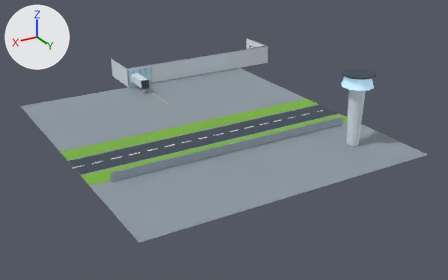
The glTF model 3d/assets/airport_terminal.glb, before and after one commit.
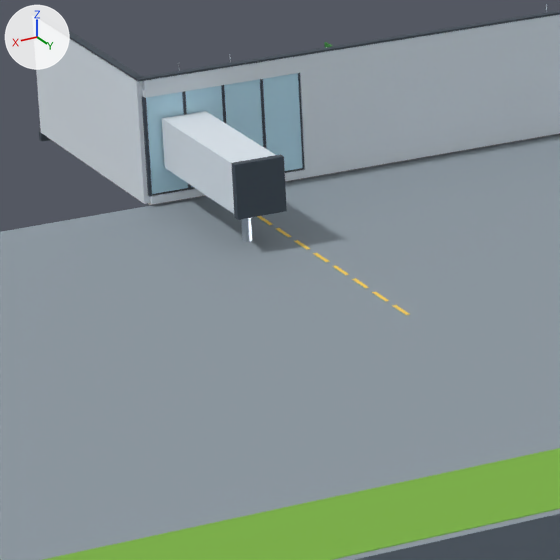
There are two pictures of each version: one whole from a 50 mm lens placed at (103.0, 194.2, 65.9), pointed at (17.9, 52.3, -5.1), one close up on the part from 24% to 43% of the width and 20% to 50% of the height. The axes (+X, +Y, +Z) are drawn at upper left. The lights are the same throughout. The last two pictures show the newer version. Where no turn or scale is listed for an object, it has been applied to the vertices. Vertices at exactly the same position are counted once.

In view in the first close-up: 'AirportTerminal_static'.
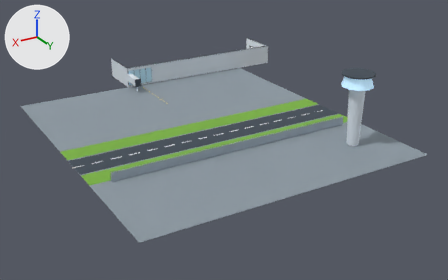
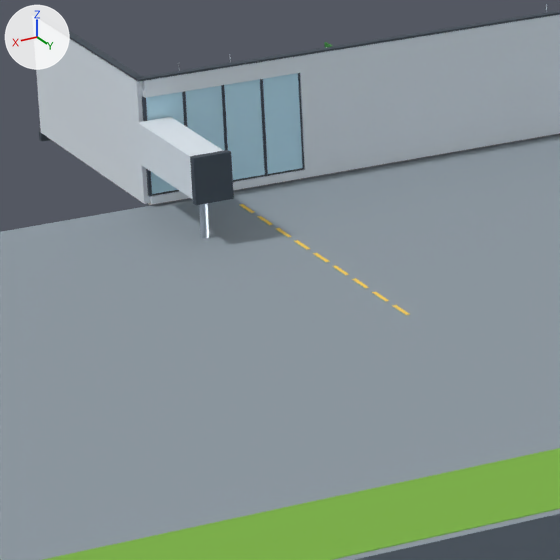
Changed parts and their boxes [x1, y1, x2, y2] in the close-ups (560 x 560 px; the box of a moved part takes in the faces that stretch with it):
part 1 of me_airportterminal_static, moved or reshaped
    before: [162, 111, 275, 214]
    after: [138, 117, 224, 199]
part 2 of me_airportterminal_static, moved or reshaped
    before: [232, 154, 287, 220]
    after: [190, 150, 234, 205]
part 3 of me_airportterminal_static, moved or reshaped
    before: [242, 218, 252, 242]
    after: [199, 204, 209, 239]

The change, as a list of edits to the scene's bpy script:
```text
Change me_airportterminal_static:
    where me_airportterminal_static.from_pydata(...)  # 15410 vertices, 28344 faces; spans x -28.4..64.5, y -7.3..97.0, z -0.5..19.5
    used by ob_airportterminal_static; location = (0.0, 0.0, 0.0)
    me_airportterminal_static part 1: the loose piece of 8 vertices spanning x 24.8..27.2, y 7.3..16.3, z 1.8..4.4 is scaled about its middle by (0.75, 0.778, 0.846), then moved by (1.6, -1.0, 0.2)
    me_airportterminal_static part 2: the loose piece of 8 vertices spanning x 24.7..27.3, y 16.1..16.5, z 1.7..4.5 is scaled about its middle by (0.769, 1, 0.857), then moved by (1.6, -2.0, 0.2)
    me_airportterminal_static part 3: the loose piece of 16 vertices spanning x 25.8..26.2, y 14.2..14.8, z -0.5..2.5 is moved by (1.6, -1.5, 0.1)
```
